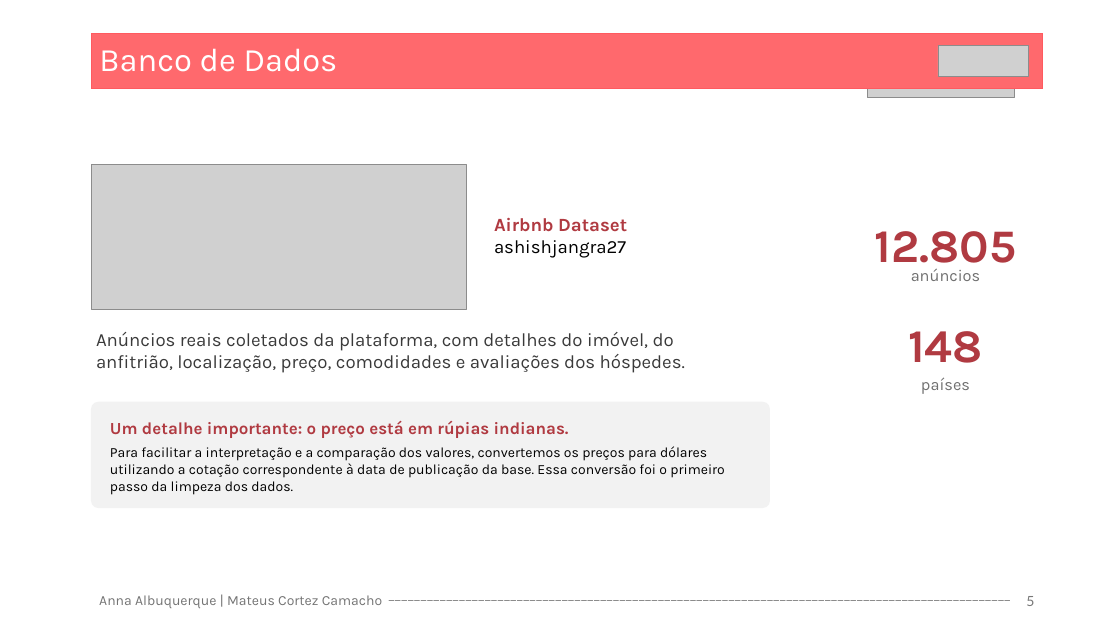
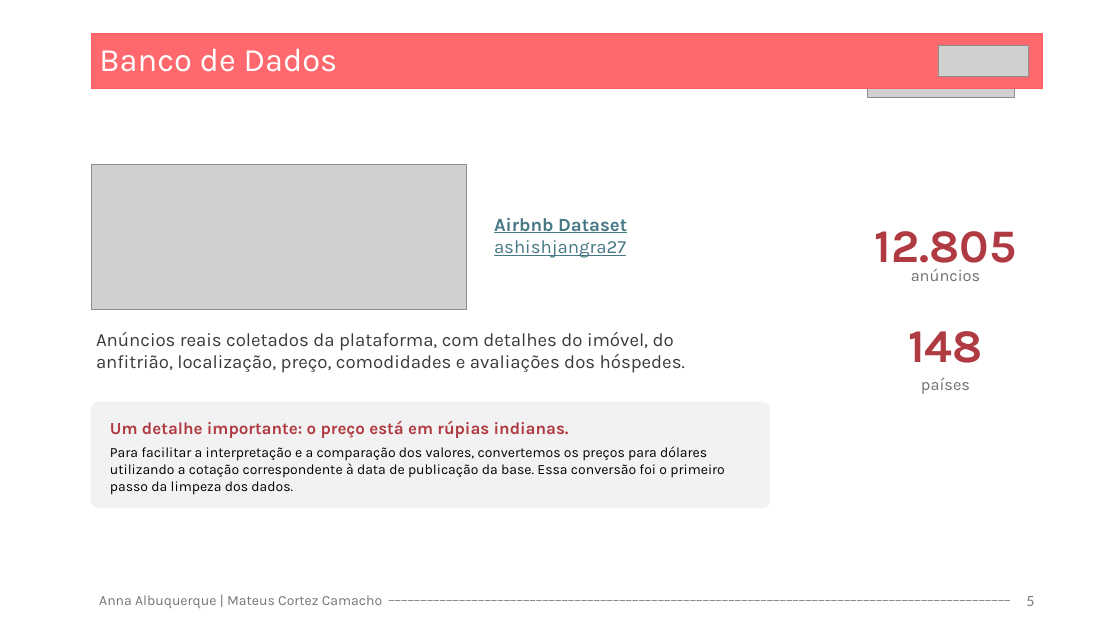
Before and after one commit to Matex0406/Projeto_1_CB, a slide deck: slide 5 of Seminario 1 - Insper Data - Analise AirBnb - Versão 2.pptx. Drawn at 1120x630 pixels with LibreOffice and Linux fonts; fonts in the diff are those of the drawing; grey boxes stand for pictures. Boxes give left, top, right and bottom in pixels: in the first picture for what was removed or moved away, otherwise in the second. Text is boxed around its words. In the diff, an @@ line names an element or a change of style, - is before the commit and + after.

Commit message:
11:22 - 17/09

```diff
--- a/Seminario 1 - Insper Data - Analise AirBnb - Versão 2.pptx
+++ b/Seminario 1 - Insper Data - Analise AirBnb - Versão 2.pptx
@@ text "Airbnb Dataset ashishjangra27" at (x1=494, y1=218, x2=627, y2=258): text colour #B03A41 to #467886 in "Airbnb Dataset"; text colour #000000 to #467886 in "ashishjangra27"; underline on @@
```
